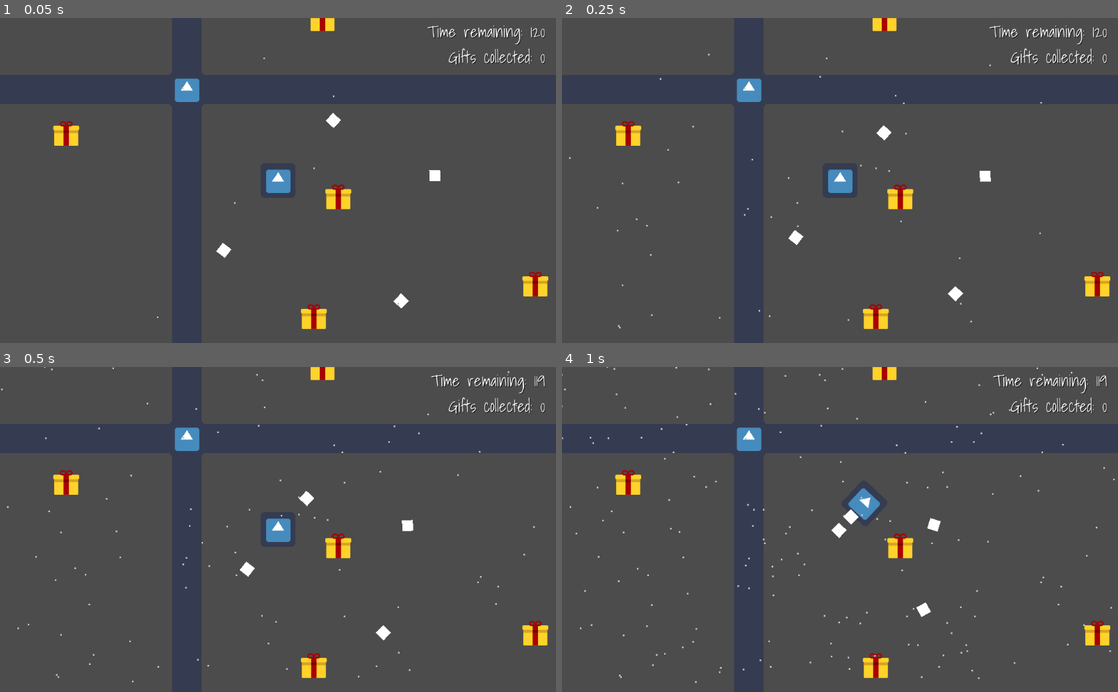
Above: before the commit, frames 1-4 (two rows, left to right).
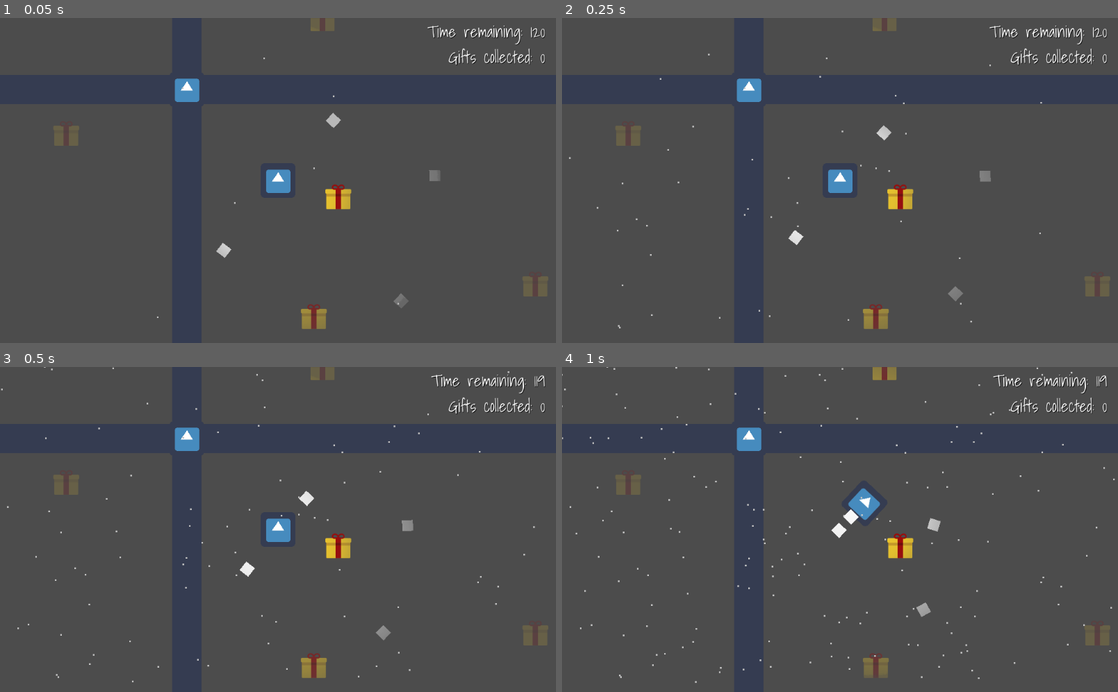
Above: after the commit, the same moments.

Repository: GameDrivenDesign/SebastHolyWandarousChristmasGame
Game: Godot game, scene res://scenes/world/world.tscn
Same seed, same stepped clock (60 frames per second), same inputs: the game is played once before the commit and once after it. The engine's default icon, where the game draws it, is replaced by a stand-in: a white triangle on a blue panel in a dark square.
Inputs (mouse positions are in pixels of both pictures, inside the frame that each line leads up to):
- Up to frame 1 (0.05 s): no input
- Up to frame 2 (0.25 s): no input
- Up to frame 3 (0.5 s): no input
- Up to frame 4 (1 s): move the mouse to (962, 513) at 0.52 s; hold Right (right) from 0.53 s (still down); click (962, 513) at 0.6 s

The runs differ from the first frame. In frame 1, 1.5% of the frame differs, in the area x 9-99%, y 0-96%; in frame 2, 1.5%; in frame 3, 1.4%; in frame 4, 1.4%.

Commit message:
Add light to player

Diff:
--- a/scenes/player/player.tscn
+++ b/scenes/player/player.tscn
@@ -1,7 +1,8 @@
-[gd_scene load_steps=4 format=2]
+[gd_scene load_steps=5 format=2]
 
 [ext_resource path="res://scenes/player/player.gd" type="Script" id=1]
 [ext_resource path="res://icon.png" type="Texture" id=2]
+[ext_resource path="res://scenes/player/light.png" type="Texture" id=3]
 
 [sub_resource type="RectangleShape2D" id=1]
 
@@ -37,6 +38,7 @@
 
 [node name="sprite" type="Sprite" parent="." index="0"]
 
+light_mask = 0
 texture = ExtResource( 2 )
 
 [node name="collision_shape" type="CollisionShape2D" parent="." index="1"]
@@ -44,3 +46,27 @@
 position = Vector2( -0.22524, -0.387931 )
 scale = Vector2( 3.16695, 3.21188 )
 shape = SubResource( 1 )
+
+[node name="Light2D" type="Light2D" parent="." index="2"]
+
+enabled = true
+editor_only = false
+texture = ExtResource( 3 )
+offset = Vector2( 0, 0 )
+texture_scale = 1.0
+color = Color( 1, 1, 1, 1 )
+energy = 1.0
+mode = 3
+range_height = 0.0
+range_z_min = -1024
+range_z_max = 1024
+range_layer_min = 0
+range_layer_max = 0
+range_item_cull_mask = 1
+shadow_enabled = false
+shadow_color = Color( 0, 0, 0, 0 )
+shadow_buffer_size = 2048
+shadow_gradient_length = 0.0
+shadow_filter = 0
+shadow_filter_smooth = 0.0
+shadow_item_cull_mask = 1
Binary file added: scenes/player/light.png
Not shown, added: scenes/player/light.png.import
